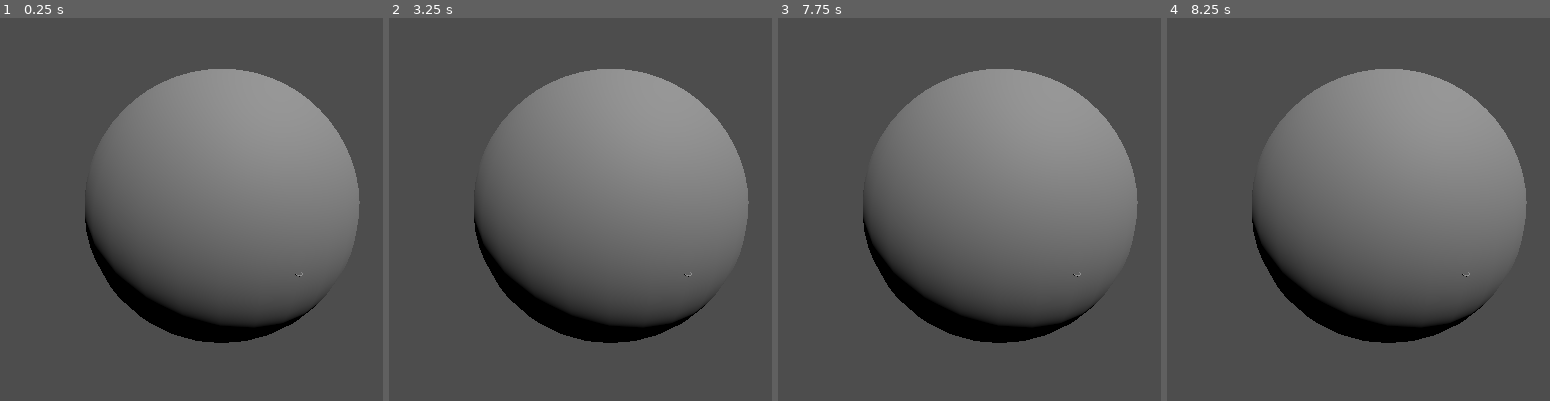
Above: before the commit, frames 1-4 (left to right).
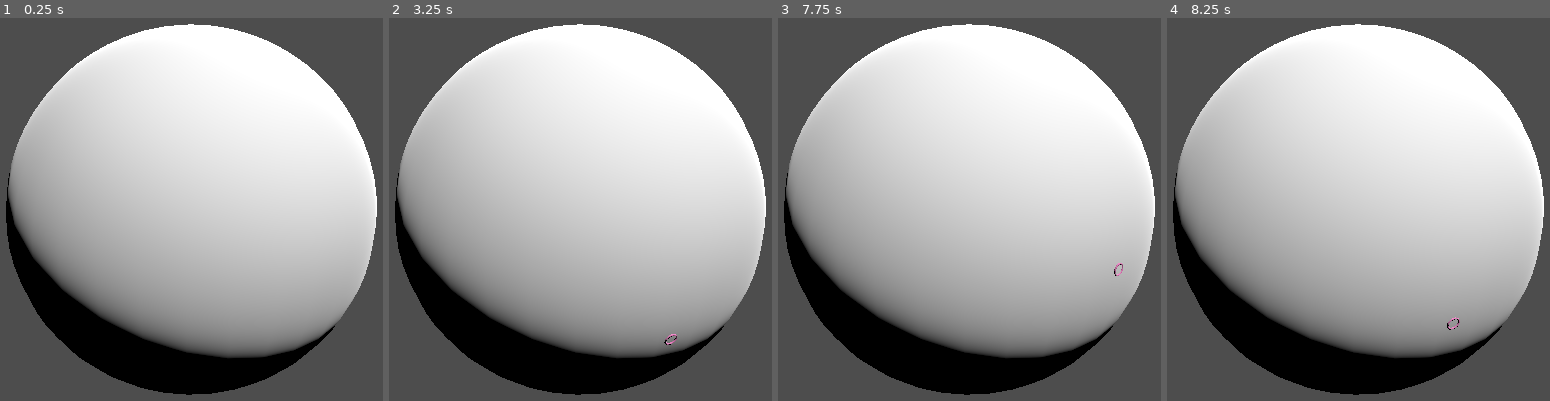
Above: after the commit, the same moments.

Repository: 60fov/sphericle
Game: Godot game, scene res://root.tscn
The game is run twice, just before and just after one commit, with the same random seed, the same clock (stepped at 60 frames per second) and the same inputs.
Inputs:
- Up to frame 1 (0.25 s): no input
- Up to frame 2 (3.25 s): tap Enter at 0.5, 2.75 s; hold F (move_right) 0.53-1.28 s; hold Alt (move_backward) 1.28-2.03 s; tap Space at 2 s; hold F (move_right) 2.03-2.78 s; hold E (move_forward) from 2.78 s (still down)
- Up to frame 3 (7.75 s): tap Space at 3.5, 5 s; release E (move_forward) at 3.53 s; hold S (move_left) 3.53-5.03 s; tap Enter at 4.25 s; hold Alt (move_backward) 5.03-5.78 s; hold F (move_right) 5.78-6.53 s; hold E (move_forward) 6.53-7.28 s; hold F (move_right) from 7.28 s (still down)
- Up to frame 4 (8.25 s): release F (move_right) at 8.03 s; hold Alt (move_backward) from 8.03 s (still down)

The runs differ from the first frame. In frame 1, 72% of the frame differs, in the area x 1-99%, y 1-99%; in frame 2, 72%; in frame 3, 72%; in frame 4, 72%.

Commit message:
character rotation

Diff:
--- a/character_controller.gd
+++ b/character_controller.gd
@@ -13,28 +13,31 @@
 var lat_quat: Quaternion
 var long_quat: Quaternion
 
+func geoCoordToVec(long: float, lat: float, radius: float) -> Vector3:
+	return Vector3(
+		cos(lat) * cos(long),
+		sin(lat),
+		cos(lat) * sin(long)
+	).normalized() * radius
+
 func _ready() -> void:
 	planet = get_node("../planet")
-	var new_position = Vector3(sin(long), sin(lat), cos(long)) * planet.radius
-	position = new_position
+	position = geoCoordToVec(long, lat, planet.radius)
+	print("char pos on ready: ", position)
 
 func _physics_process(delta: float) -> void:
 	# Get the input direction and handle the movement/deceleration.
 	# As good practice, you should replace UI actions with custom gameplay actions.
 	var input_dir := Input.get_vector("move_left", "move_right", "move_forward", "move_backward")
 	var direction := (Vector3(input_dir.x, 0, input_dir.y)).normalized()
-	#var delta_long: float
 
-	#long_quat = Quaternion(Vector3(0, 1, 0), long)
-	#lat_quat = Quaternion(Vector3(1, 0, 0), lat)
-	#var new_position = Vector3(0, 0, 1) * long_quat * lat_quat
 	if direction:
 		long += direction.x * delta
-		lat += direction.z * delta
-		var new_position = Vector3(0, 0, 1).normalized() * planet.radius
-		position = new_position
-	#var up = new_position.normalized()
-	#var left = Vector3(0, 0, 1) * Quaternion(up, look_angle)
-	#var forward = up.cross(left)
-	#var orientation = Basis(left, up, forward)
-	#rotation = orientation.get_euler()
+		lat += -direction.z * delta
+		print(long, ", ", lat)
+		position = geoCoordToVec(long, lat, planet.radius)
+
+		var up = position.normalized()
+		var side = Vector3(0, 1, 0).cross(up)
+		var front = up.cross(side)
+		look_at(position + front, up)
--- a/root.tscn
+++ b/root.tscn
@@ -1,17 +1,25 @@
-[gd_scene load_steps=6 format=3 uid="uid://cxam1y8m1oeto"]
+[gd_scene load_steps=8 format=3 uid="uid://cxam1y8m1oeto"]
 
 [ext_resource type="Script" path="res://character_controller.gd" id="1_de1ol"]
 [ext_resource type="Script" path="res://planet.gd" id="1_fv0cm"]
 [ext_resource type="Script" path="res://camera_controller.gd" id="2_murxn"]
 
+[sub_resource type="StandardMaterial3D" id="StandardMaterial3D_k3yq6"]
+transparency = 1
+
 [sub_resource type="SphereShape3D" id="SphereShape3D_vdxer"]
 
 [sub_resource type="CapsuleShape3D" id="CapsuleShape3D_2aivh"]
 
+[sub_resource type="StandardMaterial3D" id="StandardMaterial3D_ud13s"]
+albedo_color = Color(0.950333, 0.538767, 0.791219, 1)
+
 [node name="root" type="Node3D"]
 
 [node name="planet" type="CSGSphere3D" parent="."]
-radius = 25.0
+material_override = SubResource("StandardMaterial3D_k3yq6")
+transparency = 0.54
+radius = 15.0
 radial_segments = 32
 rings = 32
 script = ExtResource("1_fv0cm")
@@ -37,6 +45,7 @@
 shape = SubResource("CapsuleShape3D_2aivh")
 
 [node name="model" type="CSGTorus3D" parent="character"]
+material_override = SubResource("StandardMaterial3D_ud13s")
 inner_radius = 0.386
 outer_radius = 0.518
 sides = 9
@@ -44,4 +53,4 @@
 [node name="Camera3D" type="Camera3D" parent="."]
 transform = Transform3D(0.903977, 0.102608, -0.415086, 0.0515187, 0.937569, 0.343963, 0.424466, -0.332319, 0.842255, -17.6548, 18.8824, 46.1545)
 current = true
-fov = 82.8
+fov = 39.6
